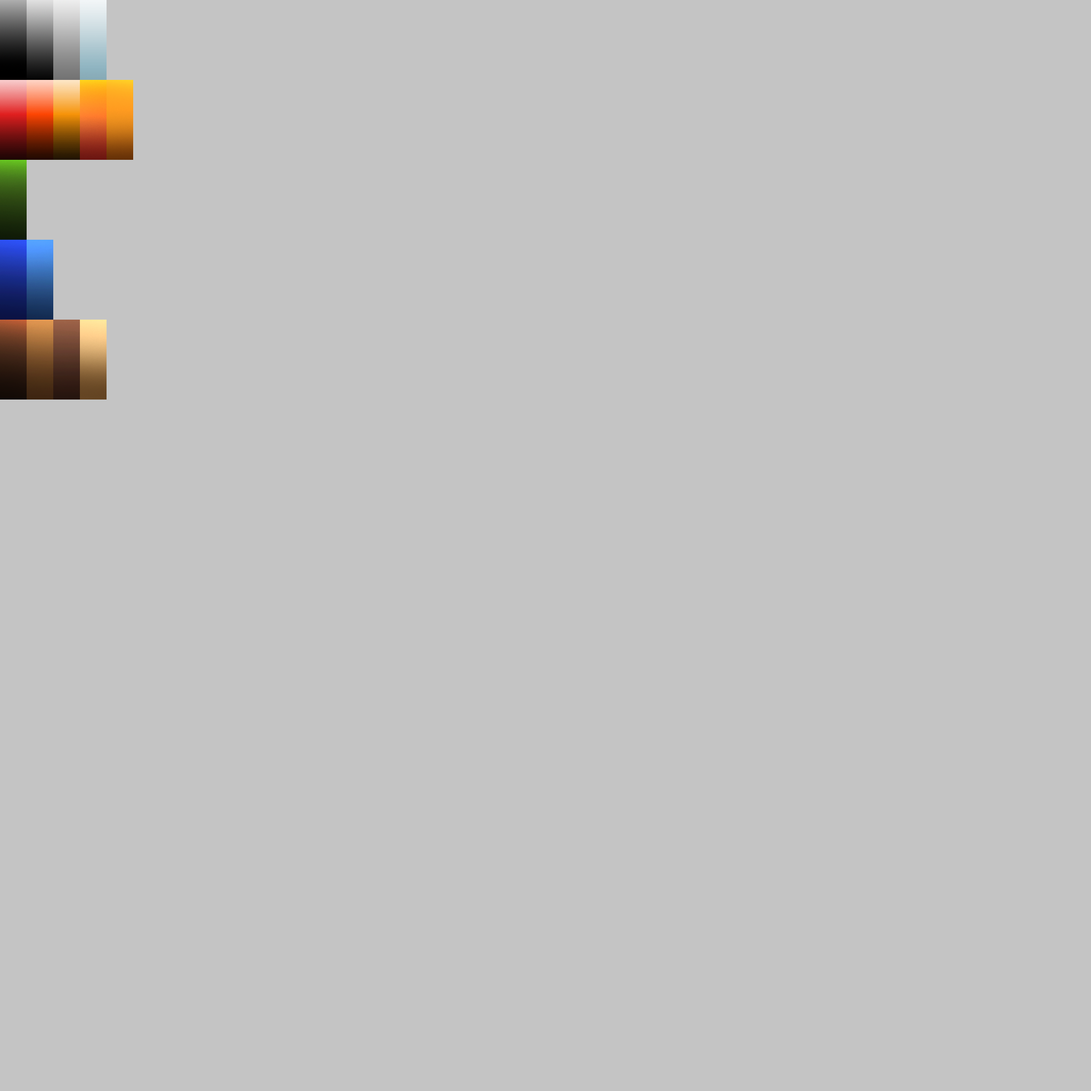
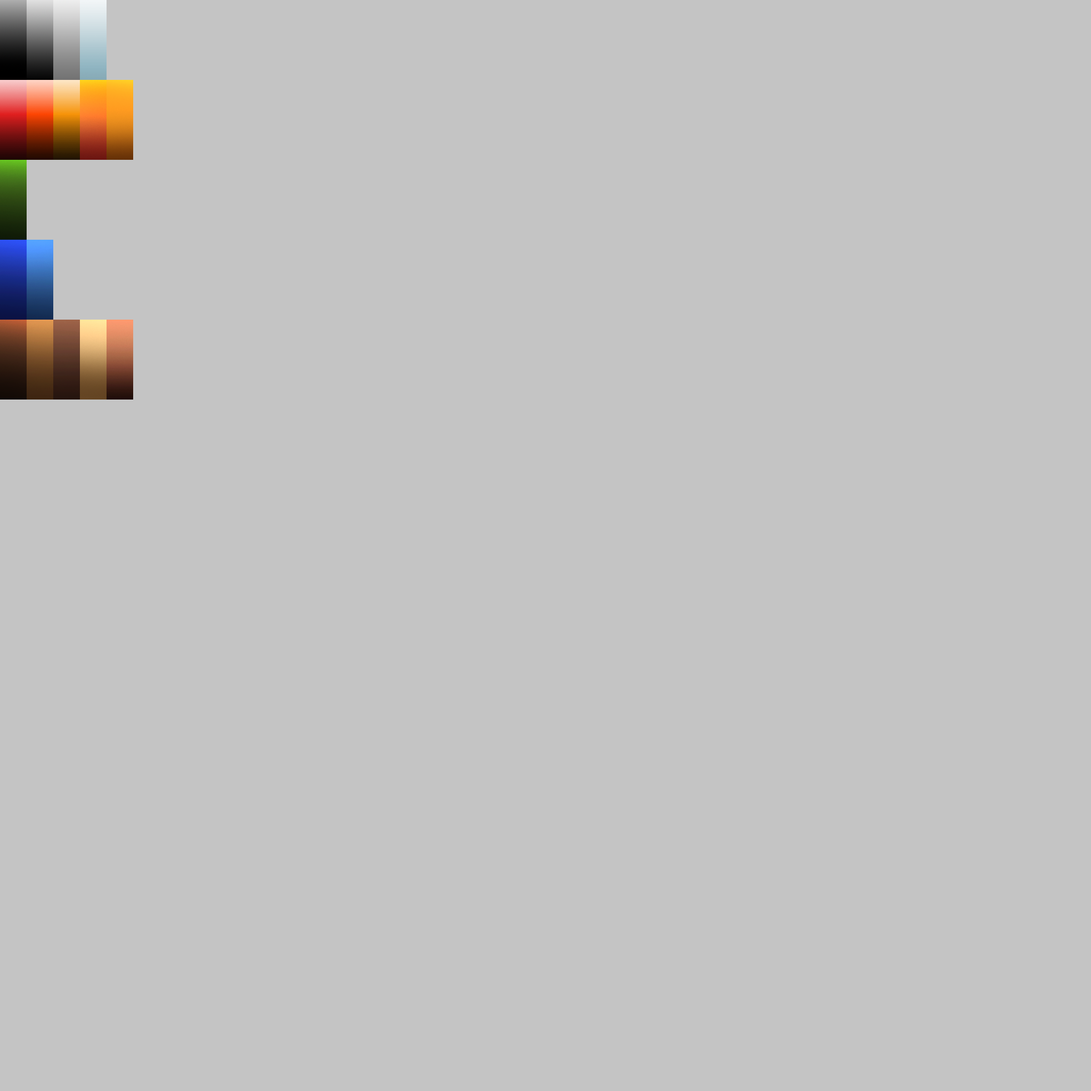
Layer changes from the first 1091 × 1091 image to the second:
added layer "Layer 1 copy 15" above "Layer 1 copy 6" over left=106, top=319, right=134, bottom=400
